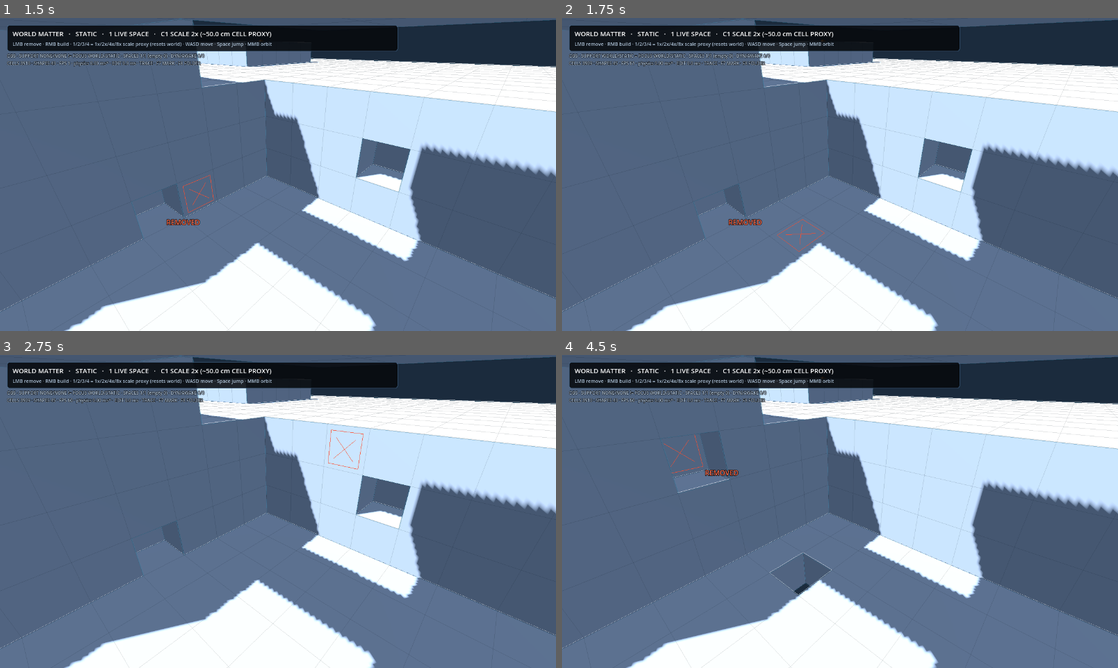
Above: before the commit, frames 1-4 (two rows, left to right).
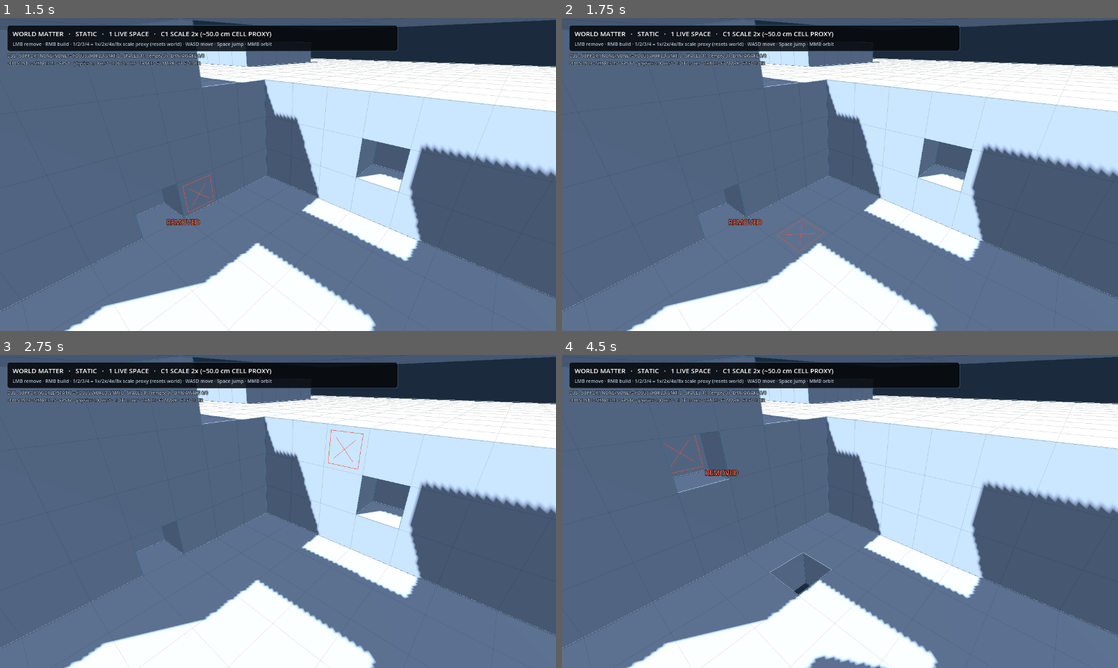
Above: after the commit, the same moments.

Repository: Jozzpoly/FrameMatter-Lab
Game: Godot game, scene res://p1/recovery_main.tscn
Same seed, same stepped clock (60 frames per second), same inputs: the game is played once before the commit and once after it.
Inputs (mouse positions are in pixels of both pictures, inside the frame that each line leads up to):
- Up to frame 1 (1.5 s): tap Enter at 0.5 s; move the mouse to (400, 158) at 0.52 s; press the mouse at (400, 158) at 0.53 s; hold D (p1_move_right) 0.53-1.25 s; tap Space (p1_jump) at 0.77 s; release the mouse at (400, 158) at 1.25 s; drag from (166, 190) to (250, 237) at 1.27 s
- Up to frame 2 (1.75 s): no input
- Up to frame 3 (2.75 s): move the mouse to (333, 442) at 2.02 s; hold D (p1_move_right) from 2.03 s (still down); hold K (p1_recover) from 2.03 s (still down)
- Up to frame 4 (4.5 s): release D (p1_move_right) at 2.75 s; release K (p1_recover) at 2.75 s; tap R (p1_reset) at 2.75 s; drag from (812, 574) to (673, 464) at 2.77 s; move the mouse to (1006, 558) at 3.52 s; hold A (p1_move_left) 3.53-4.25 s; hold H (p1_structural_seam) 3.53-4.25 s; tap Space (p1_jump) at 3.77 s; drag from (673, 464) to (756, 433) at 4.27 s

Frame 1 is identical in both runs. In frame 2, 0.3% of the frame differs, in the area x 7-38%, y 11-14%; in frame 3, 0.3%; in frame 4, 0.4%, in the area x 43-59%, y 95-100%.
Error in both runs: Invalid call. Nonexistent function 'get_global_transform_interpolated' in base 'Node3D (SpaceQueryCharacter)'. (res://p1/camera_rig.gd:158)

Commit message:
Add bounded reciprocal contact props

Diff:
--- a/p1/recovery_main.tscn
+++ b/p1/recovery_main.tscn
@@ -87,6 +87,8 @@
 
 [node name="Spaces" type="Node3D" parent="."]
 
+[node name="ReciprocalContactProps" type="Node3D" parent="."]
+
 [node name="P1SpaceRegistry" type="Node" parent="."]
 script = ExtResource("4_registry")
 
